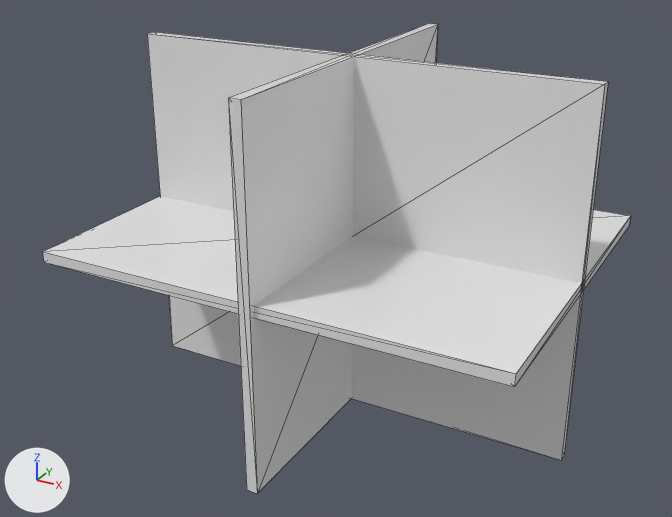
Renders of the FBX model Assets/Asset/SM_Piece.fbx from each side of a commit.
The view is the same before and after, from a camera (50 mm lens) standing at (12.42, -23.49, 10.96) and looking at (-0.26, -0.43, -0.57). Every picture has the same lights, and +X, +Y and +Z are marked at lower left. The picture after the commit comes second. Mesh edges are drawn as thin lines. Where no turn or scale is listed for an object, it has been applied to the vertices.

The first picture shows 'SM_Mur_01', 'SM_Mur_02', 'SM_Sol_Plafond'.
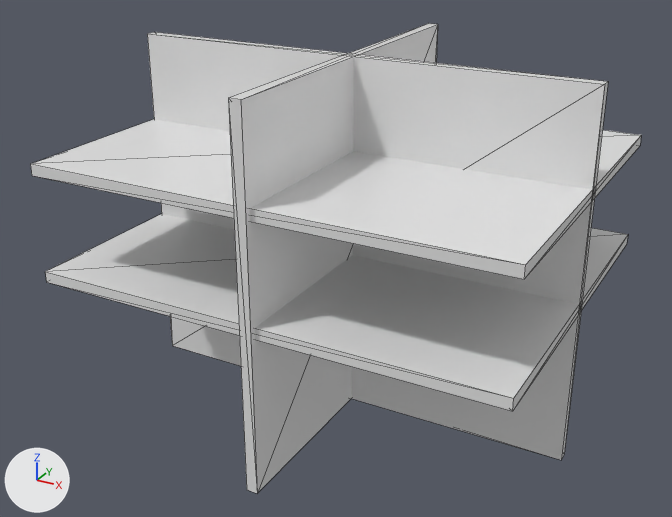
The edits, one by one:
Mesh me_mesh_003 is new.
It is a box spanning x -7.21..7.21, y -5.62..5.62, z -0.17..0.17.
It uses material mat_t_piece (white #e7e7e7).
Object 'SM_Sol_Plafond' (ob_sm_sol_plafond) moves from (0.0, 0.0, 0.0) to (0.0, 0.0, 2.68).
Object 'SM_Sol_Plafond1' (ob_sm_sol_plafond1) is new; it shows me_mesh_003.
Its location is (0.0, 0.0, -0.64).

Location of each change, [x1, y1, x2, y2] in pixels of the pictures (672 x 517 px):
'SM_Sol_Plafond', moved
    before: [43, 196, 630, 387]
    after: [31, 119, 641, 279]
'SM_Sol_Plafond1', added
    after: [45, 214, 628, 411]
